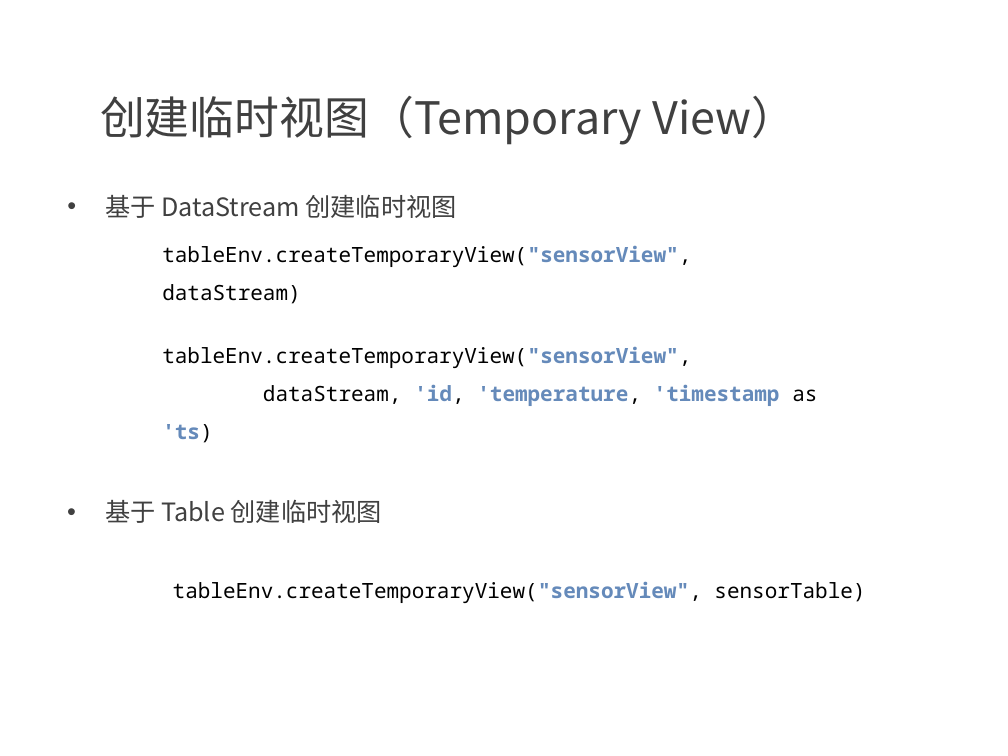
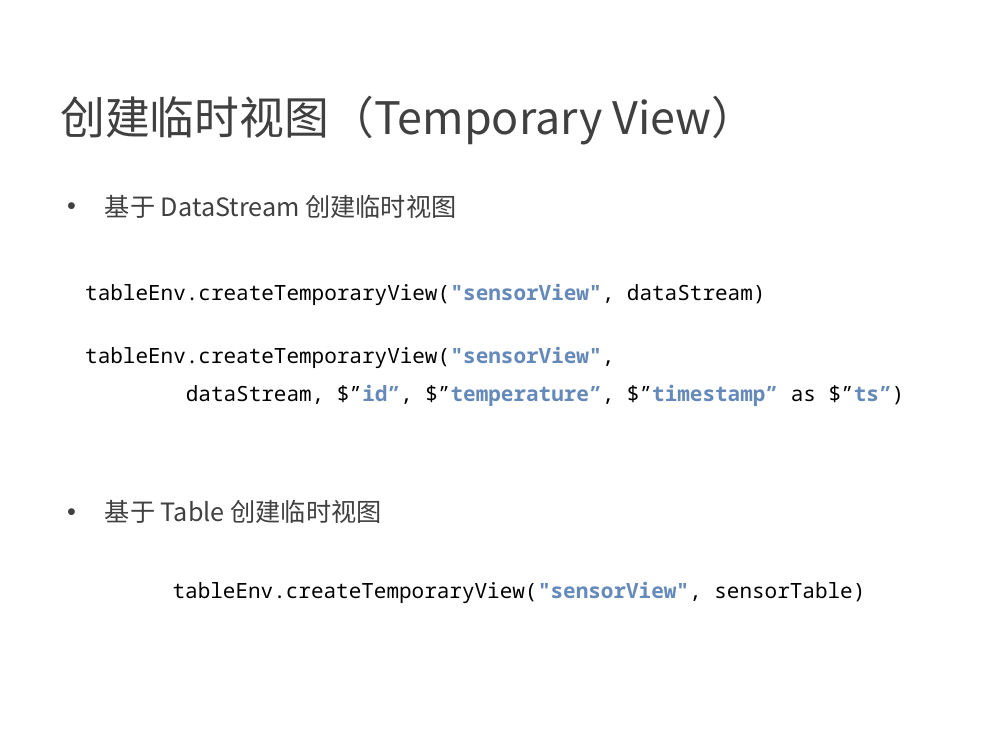
Before and after one commit to confucianzuoyuan/flink-tutorial, a slide deck: slide 13 of slides/9_Table API 和 Flink SQL.pptx (slide 14 before the commit). Drawn at 1008x756 pixels with LibreOffice and Linux fonts; fonts in the diff are those of the drawing; background and template pictures are left out. Boxes give left, top, right and bottom in pixels: in the first picture for what was removed or moved away, otherwise in the second. Text is boxed around its words. In the diff, an @@ line names an element or a change of style, - is before the commit and + after.

```diff
--- a/slides/9_Table API 和 Flink SQL.pptx
+++ b/slides/9_Table API 和 Flink SQL.pptx
@@ text "创建临时视图（Temporary View）" at [60, 96, 757, 145]: indent changed @@
@@ text "基于 DataStream 创建临时视图" at [105, 195, 456, 218]: indent changed @@
@@ text "tableEnv.createTemporaryView("sensorView", dataStream)": place and size @@
-text "tableEnv.createTemporaryView("sensorView", dataStream)" at [162, 246, 817, 406]
+text "tableEnv.createTemporaryView("sensorView", dataStream)" at [85, 284, 905, 406]
@@ text at [186, 385, 905, 406]: text changed @@
-dataStream, 'id, 'temperature, 'timestamp as 'ts)
+dataStream, $”id”, $”temperature”, $”timestamp” as $”ts”)
```
Also in this commit, not shown: 55 other slides changed, 1 slide removed, 5 other files.
